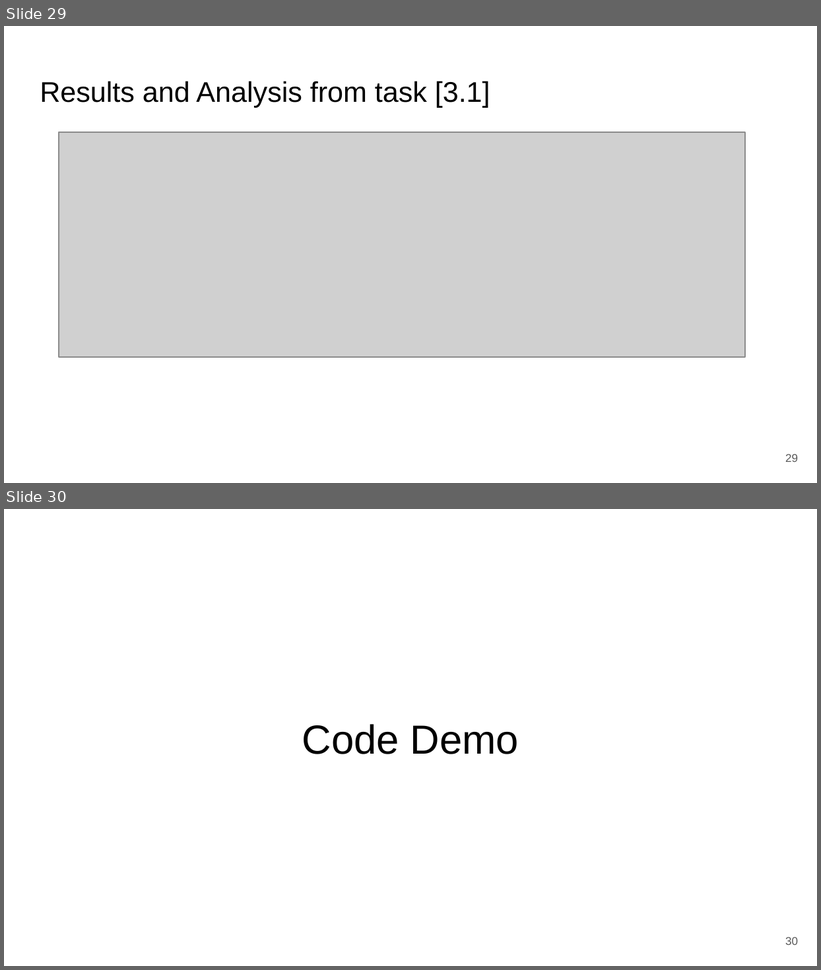
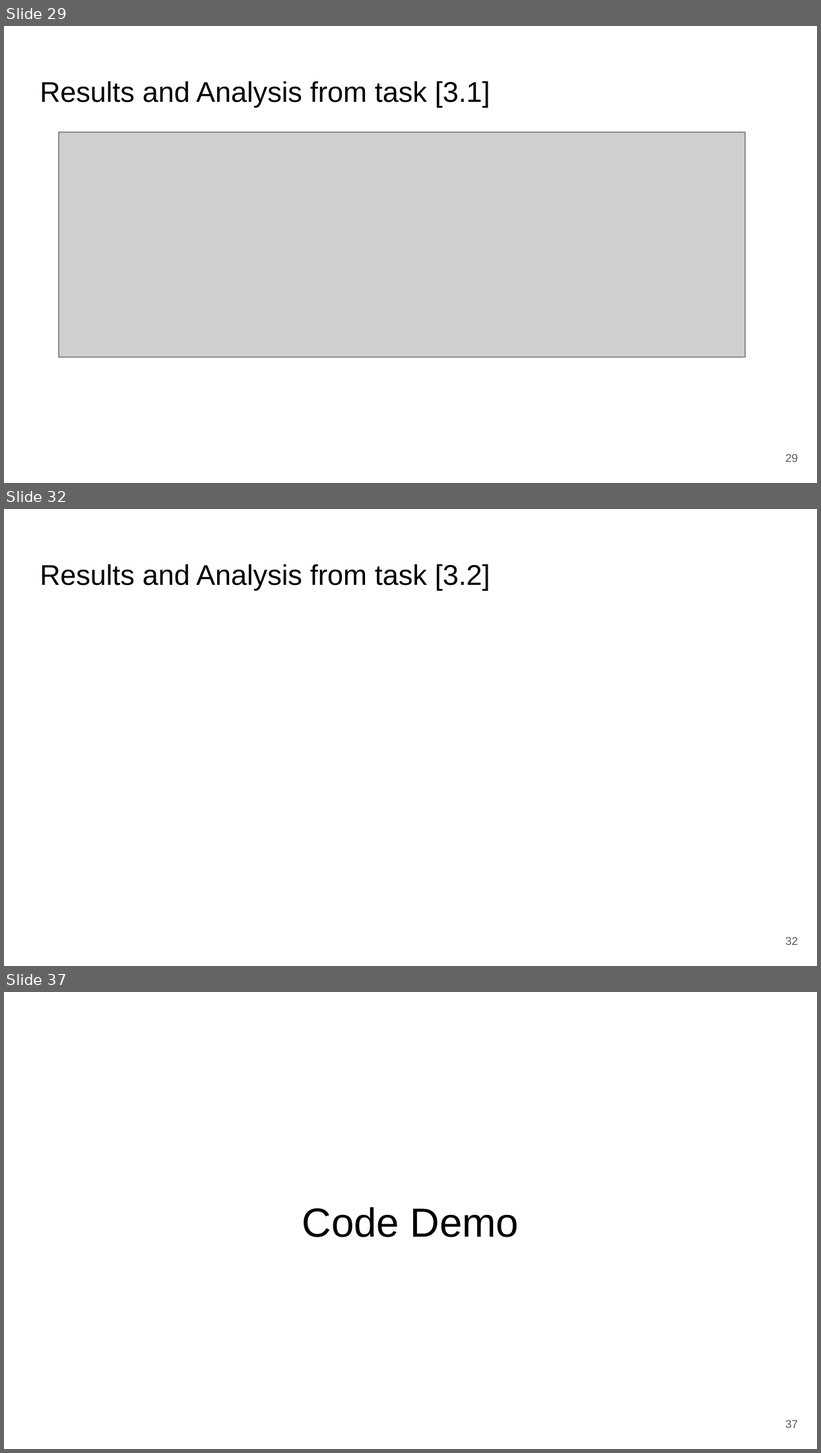
Before and after one commit to zepedrocosta/AA-Projeto2, a slide deck: Slides.pptx. Shown one above the other, each under a label of ours: slides 29 and 30 before the commit, slides 29, 32 and 37 after it; the slides between them are not shown. The pictures are 821x970 and 821x1453 pixels, drawn with LibreOffice and Linux fonts; fonts in the diff are those of the drawing; grey boxes stand for pictures. Boxes give left, top, right and bottom in pixels: in the first picture for what was removed or moved away, otherwise in the second. Text is boxed around its words. In the diff, an @@ line names an element or a change of style, - is before the commit and + after.

Commit message:
task 3.3 documentation

```diff
--- a/Slides.pptx
+++ b/Slides.pptx
@@ slide 32 added at bbox=[4, 509, 817, 966], background #FFFFFF @@
@@ title added at bbox=[40, 564, 490, 590], 25.2 pt, text #000000 @@
+Results and Analysis from task [3.2]
@@ page number added at bbox=[785, 937, 798, 945], 10 pt, text #595959 @@
+32
@@ what was slide 30 is now slide 37 @@
@@ page number at bbox=[785, 1420, 798, 1428]: text changed @@
-30
+37
```
Also in this commit, not shown: 6 other slides added, 1 other file.
